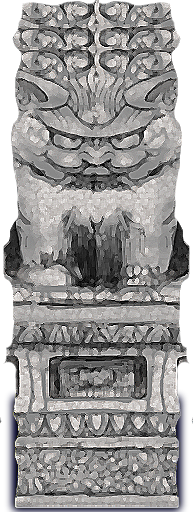
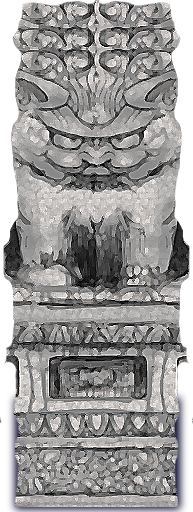
Before/after of a 193×512 layered artwork. What changed in the layer stack:
painted on "paint daubs filter" over [0, 386, 187, 512]
